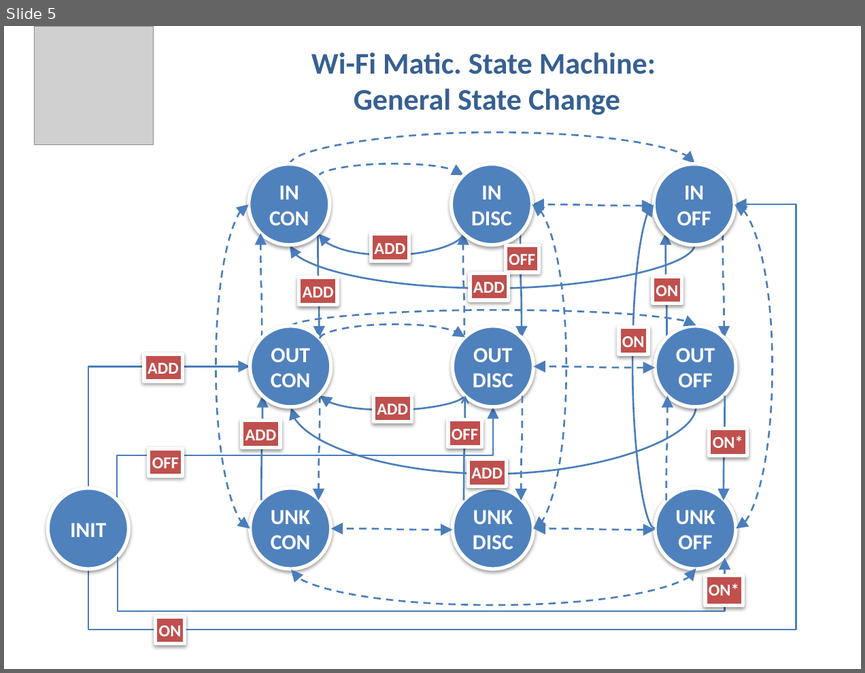
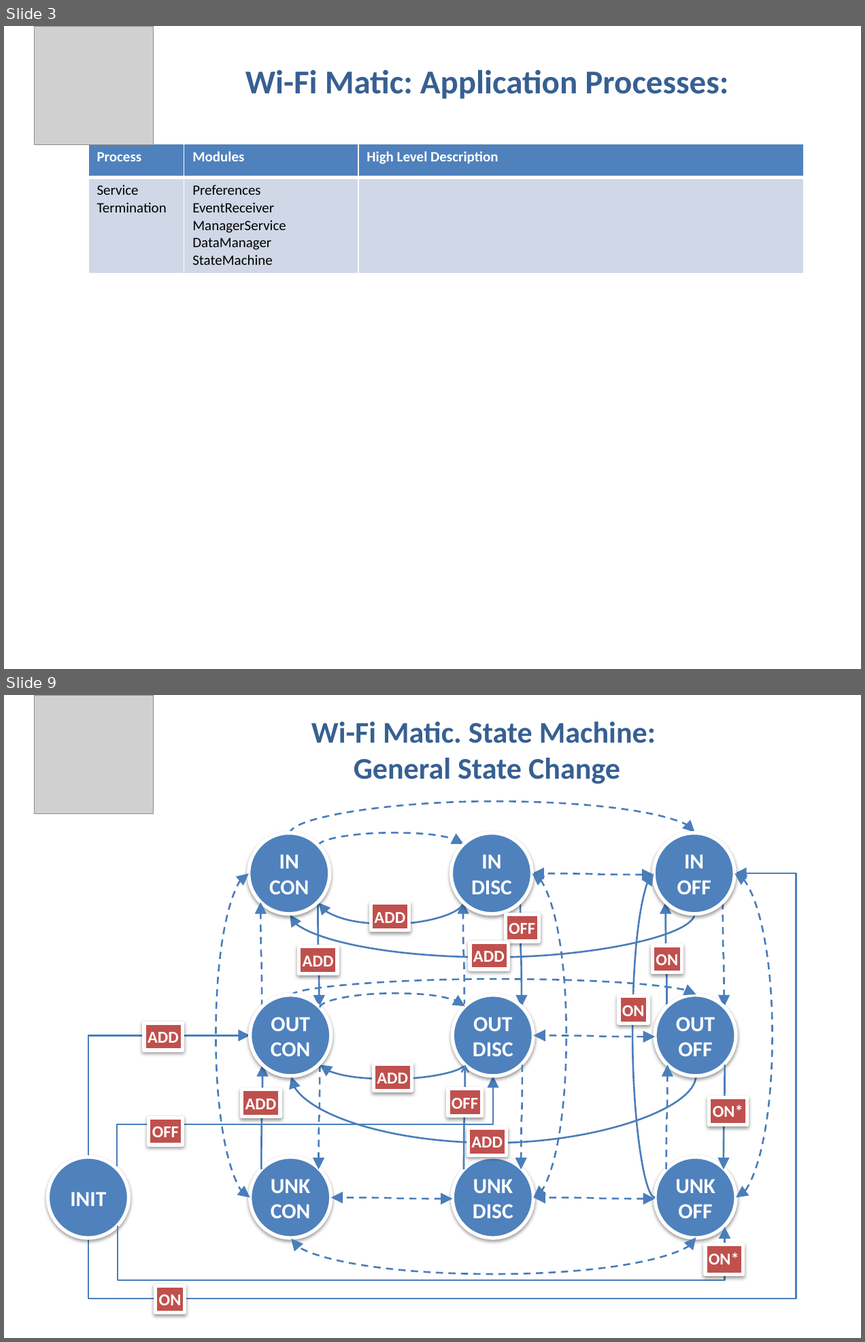
Before and after one commit to arqam/wifimatic-android, a slide deck: doc/Wi-Fi Matic Design.pptx. Shown one above the other, each under a label of ours: slide 5 before the commit, slides 3 and 9 after it; the slides between them are not shown. The pictures are 865x673 and 865x1342 pixels, drawn with LibreOffice and Linux fonts; fonts in the diff are those of the drawing; grey boxes stand for pictures. Boxes give left, top, right and bottom in pixels: in the first picture for what was removed or moved away, otherwise in the second. Text is boxed around its words. In the diff, an @@ line names an element or a change of style, - is before the commit and + after.

```diff
--- a/doc/Wi-Fi Matic Design.pptx
+++ b/doc/Wi-Fi Matic Design.pptx
@@ slide 3 added at [4, 26, 861, 669], background #FFFFFF @@
@@ picture added at [34, 26, 153, 145] @@
@@ title added at [245, 70, 728, 99], 28 pt, text #376092, bold @@
+Wi-Fi Matic: Application Processes:
@@ table added at [88, 144, 804, 271], 2 rows, 3 columns @@
+Process | Modules | High Level Description
+Service Termination | Preferences / EventReceiver / ManagerService / DataManager / StateMachine | 
@@ what was slide 5 is now slide 9 @@
```
Also in this commit, not shown: 5 slides changed, 2 other slides added.
